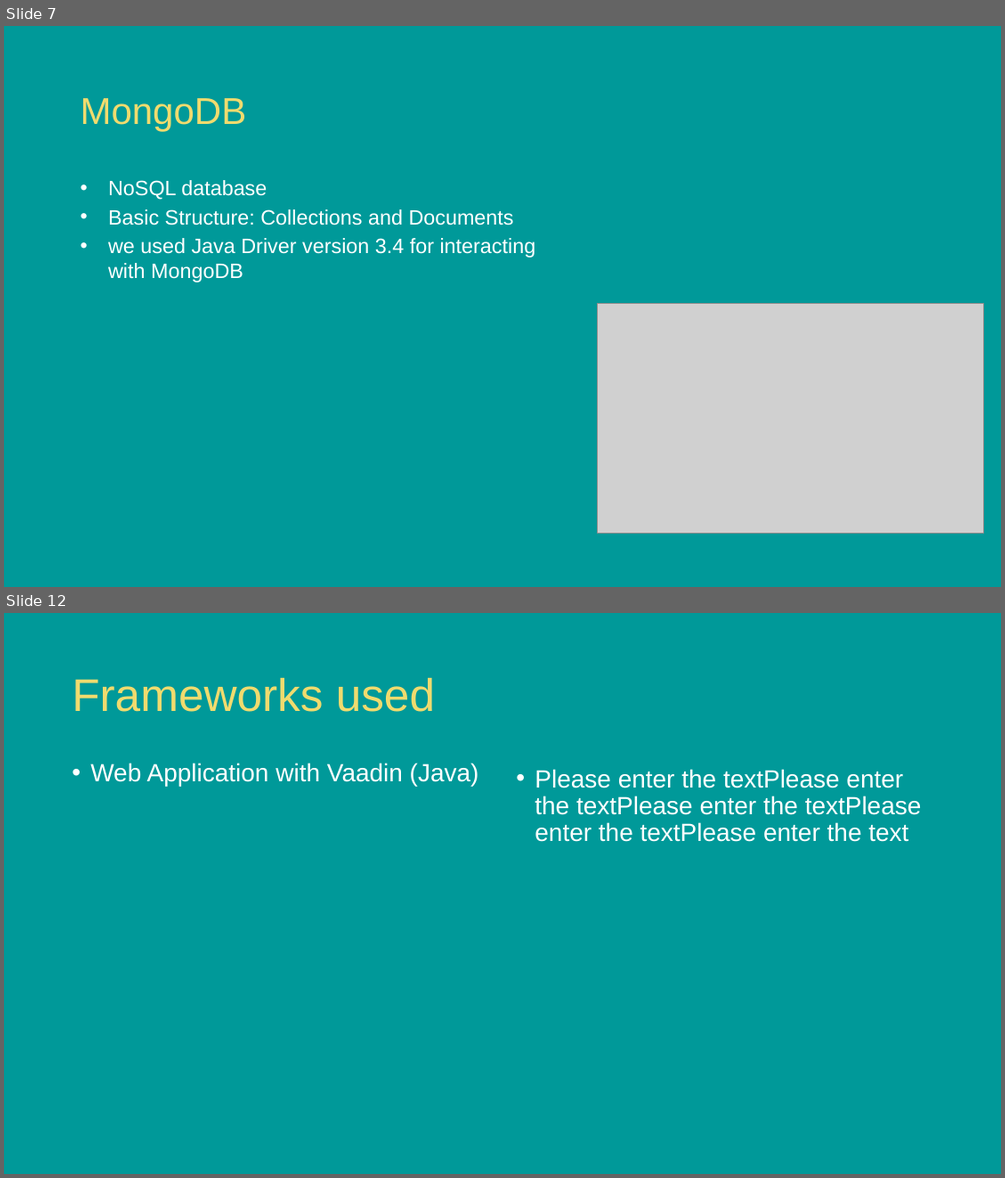
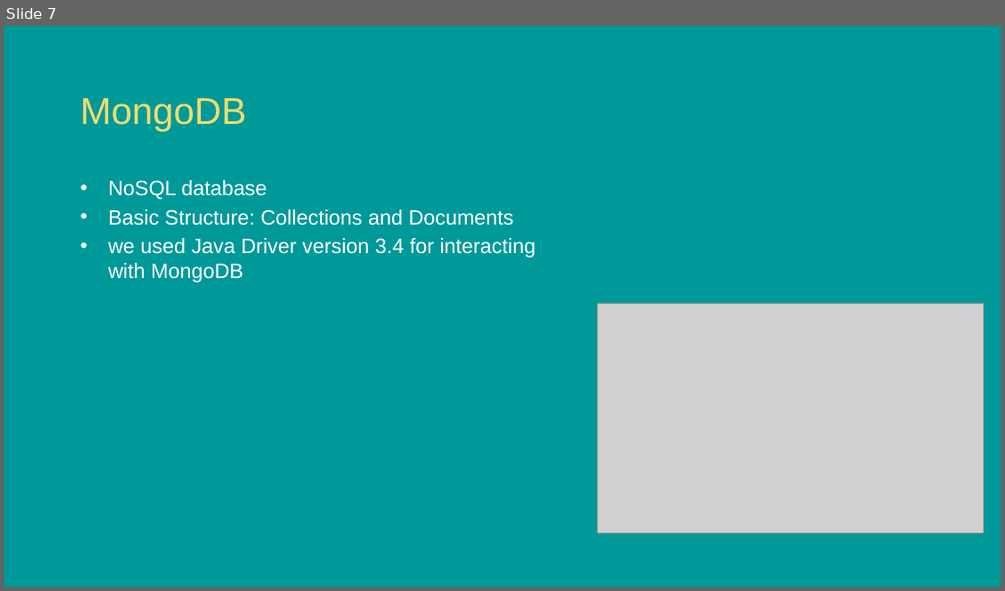
Before and after one commit to caspargross/ActivityAnalyser, a slide deck: TrackFit _Presentation.pptx. Shown one above the other, each under a label of ours: slides 7 and 12 before the commit, slide 7 after it; the slides between them are not shown. The pictures are 1005x1178 and 1005x591 pixels, drawn with LibreOffice and Linux fonts; fonts in the diff are those of the drawing; grey boxes stand for pictures; background and template pictures are left out. Boxes give left, top, right and bottom in pixels: in the first picture for what was removed or moved away, otherwise in the second. Text is boxed around its words. In the diff, an @@ line names an element or a change of style, - is before the commit and + after.

```diff
--- a/TrackFit _Presentation.pptx
+++ b/TrackFit _Presentation.pptx
@@ slide 12 removed at bbox=[4, 613, 1001, 1174], background picture (left out) @@
@@ text removed at bbox=[72, 677, 435, 712] @@
-Frameworks used
@@ text removed at bbox=[90, 763, 479, 786] @@
-• Web Application with Vaadin (Java)
@@ text removed at bbox=[534, 769, 922, 842] @@
-• Please enter the textPlease enter the textPlease enter the textPlease enter the textPlease enter the text
```
Also in this commit, not shown: 1 slide changed, 4 slides added, 27 other slides removed, 3 other files.
